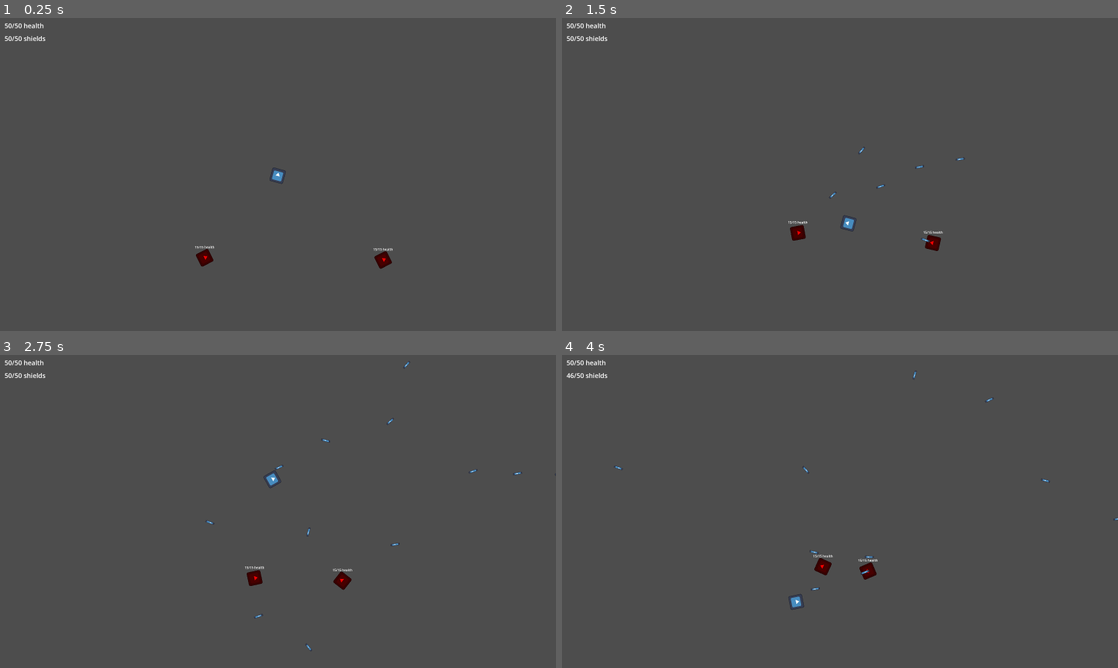
Above: before the commit, frames 1-4 (two rows, left to right).
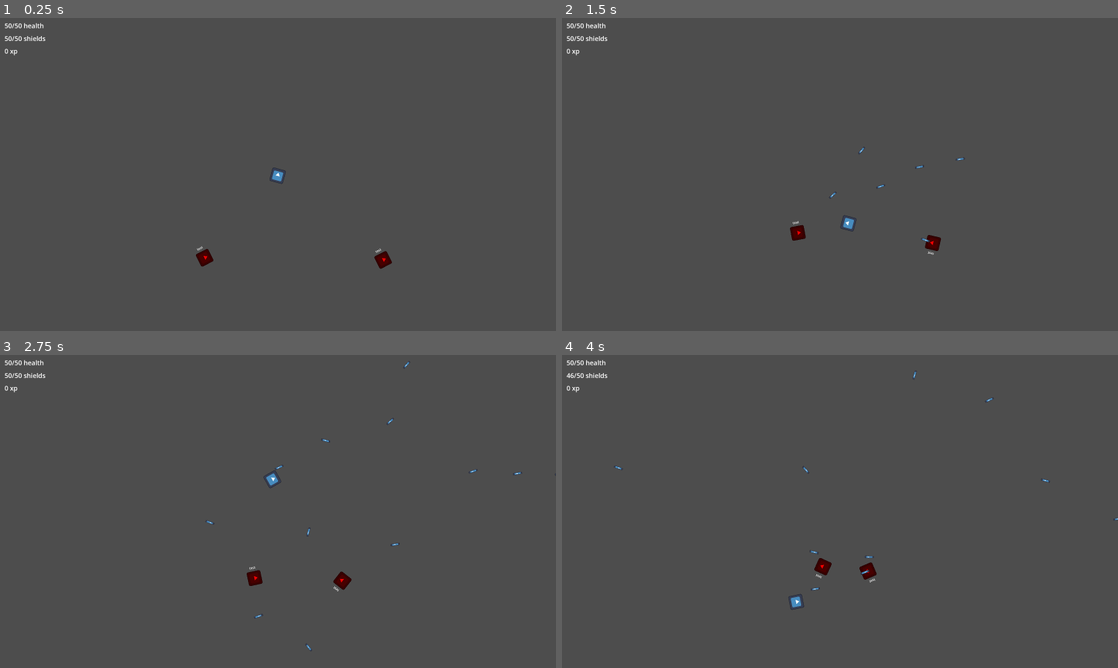
Above: after the commit, the same moments.

Repository: flappybird787/Nova-Pulse
Game: Godot game, scene res://scenes/test_scene.tscn
Two runs of this game, one before a commit and one after it. Both use one fixed random seed, a clock stepped at 60 frames per second and the inputs below. The engine's default icon, where the game draws it, is replaced by a stand-in: a white triangle on a blue panel in a dark square.
Inputs (mouse positions are in pixels of both pictures, inside the frame that each line leads up to):
- Up to frame 1 (0.25 s): no input
- Up to frame 2 (1.5 s): move the mouse to (962, 158) at 0.52 s; hold D (move_right) 0.53-1.28 s; hold F (primary_attack) 0.53-1.28 s; move the mouse to (728, 190) at 1.27 s; hold A (move_left) from 1.28 s (still down); tap F (primary_attack) at 1.35 s
- Up to frame 3 (2.75 s): move the mouse to (333, 442) at 2.02 s; release A (move_left) at 2.03 s; hold D (move_right) from 2.03 s (still down); hold F (primary_attack) from 2.03 s (still down)
- Up to frame 4 (4 s): move the mouse to (812, 574) at 2.77 s; release D (move_right) at 2.78 s; release F (primary_attack) at 2.78 s; hold W (move_up) 2.78-3.53 s; tap F (primary_attack) at 2.85 s; move the mouse to (1006, 558) at 3.52 s; hold A (move_left) from 3.53 s (still down); hold F (primary_attack) from 3.53 s (still down)

The runs differ from the first frame. In frame 1, less than 0.1% of the frame differs, in the area x 0-71%, y 9-76%; in frame 2, less than 0.1%; in frame 3, less than 0.1%; in frame 4, less than 0.1%, in the area x 0-57%, y 9-73%.

Commit message:
made the xp be absorbed by the player, and reworked the GUI manager

Diff:
--- a/prefabs/player_ship.tscn
+++ b/prefabs/player_ship.tscn
@@ -8,6 +8,7 @@
 [ext_resource type="Script" uid="uid://c4mljycdd8vir" path="res://scripts/components/health_component.gd" id="5_fto5i"]
 [ext_resource type="Script" uid="uid://2fvomf084pna" path="res://scripts/components/attack_trigger_component.gd" id="7_xkgcq"]
 [ext_resource type="PackedScene" uid="uid://1w1yjyyiatuf" path="res://prefabs/bullet.tscn" id="8_i7w2u"]
+[ext_resource type="Script" uid="uid://cbckntufcfkox" path="res://scripts/components/gui_manager_component.gd" id="9_gehul"]
 
 [sub_resource type="RectangleShape2D" id="RectangleShape2D_yfrvl"]
 size = Vector2(128, 128)
@@ -45,14 +46,12 @@
 script = ExtResource("4_iwps3")
 ship_body = NodePath("..")
 
-[node name="HealthComponent" type="Node" parent="." unique_id=2028290838 node_paths=PackedStringArray("shield_label", "health_label")]
+[node name="HealthComponent" type="Node" parent="." unique_id=2028290838]
 script = ExtResource("5_fto5i")
 health = 50
 max_health = 50
 shields = 50
 max_shields = 50
-shield_label = NodePath("../CanvasLayer/PlayerShieldLabel")
-health_label = NodePath("../CanvasLayer/PlayerHealthLabel")
 
 [node name="AttackTriggerComponent" type="Node" parent="." unique_id=1850881911 node_paths=PackedStringArray("position", "physics_body")]
 script = ExtResource("7_xkgcq")
@@ -60,6 +59,13 @@
 position = NodePath("../AttackPoint")
 physics_body = NodePath("..")
 attack_team = "PLAYER"
+
+[node name="GUIManagerComponent" type="Node" parent="." unique_id=1677021560 node_paths=PackedStringArray("health_component", "shield_label", "health_label", "xp_label")]
+script = ExtResource("9_gehul")
+health_component = NodePath("../HealthComponent")
+shield_label = NodePath("../CanvasLayer/PlayerShieldLabel")
+health_label = NodePath("../CanvasLayer/PlayerHealthLabel")
+xp_label = NodePath("../CanvasLayer/PlayerXPLabel")
 
 [node name="MapEdgeOverflowAreaX" type="Area2D" parent="." unique_id=1097239885]
 collision_layer = 0
@@ -105,6 +111,19 @@
 theme_override_font_sizes/font_size = 30
 text = "test"
 
+[node name="PlayerXPLabel" type="Label" parent="CanvasLayer" unique_id=208495225]
+anchors_preset = -1
+anchor_left = 0.008
+anchor_top = 0.041
+anchor_right = 0.008
+anchor_bottom = 0.041
+offset_left = 0.51999855
+offset_top = 71.96
+offset_right = 193.52
+offset_bottom = 114.96
+theme_override_font_sizes/font_size = 30
+text = "test"
+
 [node name="AttackPoint" type="Marker2D" parent="." unique_id=1700526706]
 rotation = -1.5707964
 
--- a/prefabs/xp_particle.tscn
+++ b/prefabs/xp_particle.tscn
@@ -9,10 +9,14 @@
 [sub_resource type="CircleShape2D" id="CircleShape2D_lne56"]
 radius = 468.0171
 
+[sub_resource type="CircleShape2D" id="CircleShape2D_tqx08"]
+radius = 42.296574
+
 [node name="XPParticle" type="CharacterBody2D" unique_id=1109999764]
 collision_layer = 0
 collision_mask = 128
 script = ExtResource("1_7pphx")
+xp_amount = 3
 
 [node name="CollisionShape2D" type="CollisionShape2D" parent="." unique_id=755748410]
 shape = SubResource("CircleShape2D_7pphx")
@@ -29,5 +33,13 @@
 [node name="CollisionShape2D" type="CollisionShape2D" parent="PlayerDetectionArea" unique_id=1083739221]
 shape = SubResource("CircleShape2D_lne56")
 
+[node name="PlayerAbsorbtionArea" type="Area2D" parent="." unique_id=875609915]
+collision_layer = 0
+collision_mask = 64
+
+[node name="CollisionShape2D" type="CollisionShape2D" parent="PlayerAbsorbtionArea" unique_id=2096725560]
+shape = SubResource("CircleShape2D_tqx08")
+
 [connection signal="body_entered" from="PlayerDetectionArea" to="." method="_on_player_detection_area_body_entered"]
 [connection signal="body_exited" from="PlayerDetectionArea" to="." method="_on_player_detection_area_body_exited"]
+[connection signal="body_entered" from="PlayerAbsorbtionArea" to="." method="_on_player_absorbtion_area_body_entered"]
--- a/project.godot
+++ b/project.godot
@@ -18,6 +18,7 @@
 [autoload]
 
 EventBus="*uid://c8v46lg8qoy60"
+GameManager="*uid://c6i2ovndywkbw"
 
 [display]
 
--- a/scenes/test_scene.tscn
+++ b/scenes/test_scene.tscn
@@ -2,7 +2,7 @@
 
 [ext_resource type="PackedScene" uid="uid://b070e13xnndif" path="res://prefabs/player_ship.tscn" id="2_j8ivh"]
 [ext_resource type="PackedScene" uid="uid://c73jwn315phf8" path="res://prefabs/enemy_ship_base.tscn" id="2_nd71p"]
-[ext_resource type="Script" uid="uid://ddsge25h4bww1" path="res://scripts/components/xp_component.gd" id="3_nd71p"]
+[ext_resource type="Script" uid="uid://ddsge25h4bww1" path="res://scripts/components/xp_instantiator_component.gd" id="3_nd71p"]
 [ext_resource type="Script" uid="uid://cbagpr7b1t6bb" path="res://scripts/components/attack_instantiator_component.gd" id="4_7ddre"]
 
 [sub_resource type="RectangleShape2D" id="RectangleShape2D_nd71p"]
@@ -43,7 +43,7 @@
 position = Vector2(1.5, 3000)
 shape = SubResource("RectangleShape2D_j8ivh")
 
-[node name="XPComponent" type="Node" parent="." unique_id=381059157]
+[node name="XPInstantiatorComponent" type="Node" parent="." unique_id=381059157]
 script = ExtResource("3_nd71p")
 
 [node name="AttackInstantiatorComponent" type="Node" parent="." unique_id=44602759]
--- /dev/null
+++ b/scripts/components/gui_manager_component.gd
@@ -0,0 +1,39 @@
+extends Node
+class_name GUIManagerComponent
+
+@export var health_component : HealthComponent
+
+@export_group("labels")
+
+@export var shield_label : Label
+
+@export var health_label : Label
+
+@export var xp_label : Label
+
+@export var health_label_pivot : Control
+
+## handles the transform of a label, such as a health bar floating above an enemy
+@export var is_enemy_gui = false
+
+func _process(delta: float) -> void:
+	handle_health_labels()
+	handle_xp_labels()
+
+
+func handle_xp_labels():
+	xp_label.text = str(GameManager.player_xp, " xp")
+
+
+func handle_health_labels():
+	if health_component.max_shields != 0:
+		shield_label.text = str(health_component.shields, "/", health_component.max_shields, " shields")
+
+	health_label.text = str(health_component.health, "/", health_component.max_health, " health")
+
+	if is_enemy_gui:
+		handle_label_gui_position()
+
+
+func handle_label_gui_position():
+	health_label_pivot.rotation = -get_parent().rotation
--- a/scripts/components/health_component.gd
+++ b/scripts/components/health_component.gd
@@ -8,27 +8,6 @@
 @export var shields : int
 
 @export var max_shields : int
-
-@export_group("labels")
-
-@export var shield_label : Label
-
-@export var health_label : Label
-
-@export var health_label_pivot : Control
-
-## handles the transform of a label, such as a health bar floating above an enemy
-@export var handle_label_transforms = false
-
-
-func _process(delta: float) -> void:
-	if max_shields != 0:
-		shield_label.text = str(shields, "/", max_shields, " shields")
-
-	health_label.text = str(health, "/", max_health, " health")
-
-	if handle_label_transforms:
-		handle_label_gui()
 
 
 func deal_damage(amount: int):
@@ -49,9 +28,5 @@
 			health += 1
 
 
-func handle_label_gui():
-	health_label_pivot.rotation = -get_parent().rotation
-
-
 func _on_healing_timer_timeout() -> void:
 	heal(1)
--- /dev/null
+++ b/scripts/game_manager.gd
@@ -0,0 +1,3 @@
+extends Node
+
+@export var player_xp : int
--- a/scripts/xp_particle.gd
+++ b/scripts/xp_particle.gd
@@ -17,3 +17,8 @@
 func _on_player_detection_area_body_entered(body: Node2D) -> void:
 	player_in_range = true
 	player = body
+
+
+func _on_player_absorbtion_area_body_entered(body: Node2D) -> void:
+	GameManager.player_xp += xp_amount
+	queue_free()
Not shown, added: scripts/components/gui_manager_component.gd.uid
Renamed: scripts/components/xp_component.gd -> scripts/components/xp_instantiator_component.gd
Renamed: scripts/components/xp_component.gd.uid -> scripts/components/xp_instantiator_component.gd.uid
Not shown, added: scripts/game_manager.gd.uid
